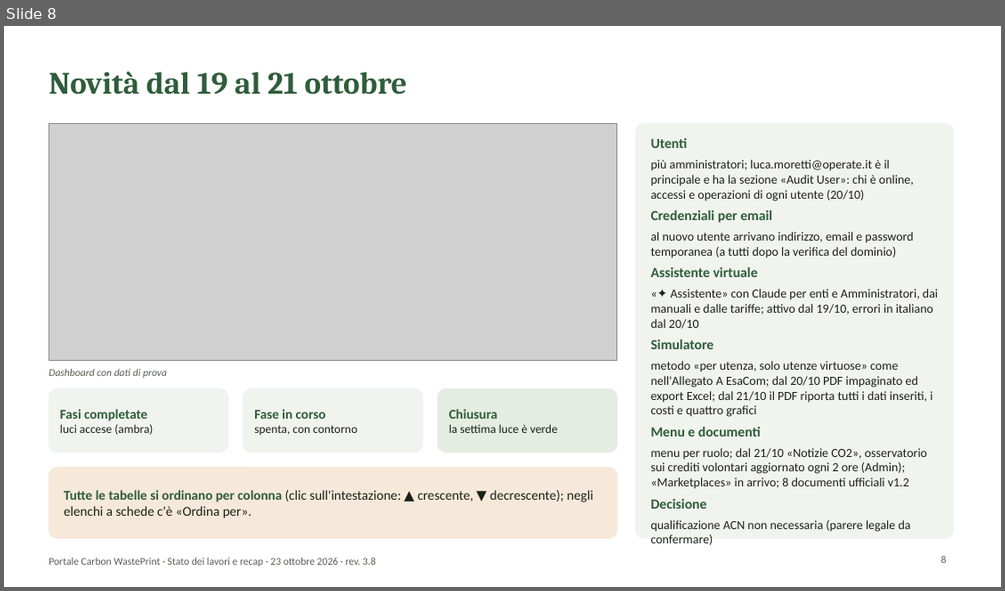
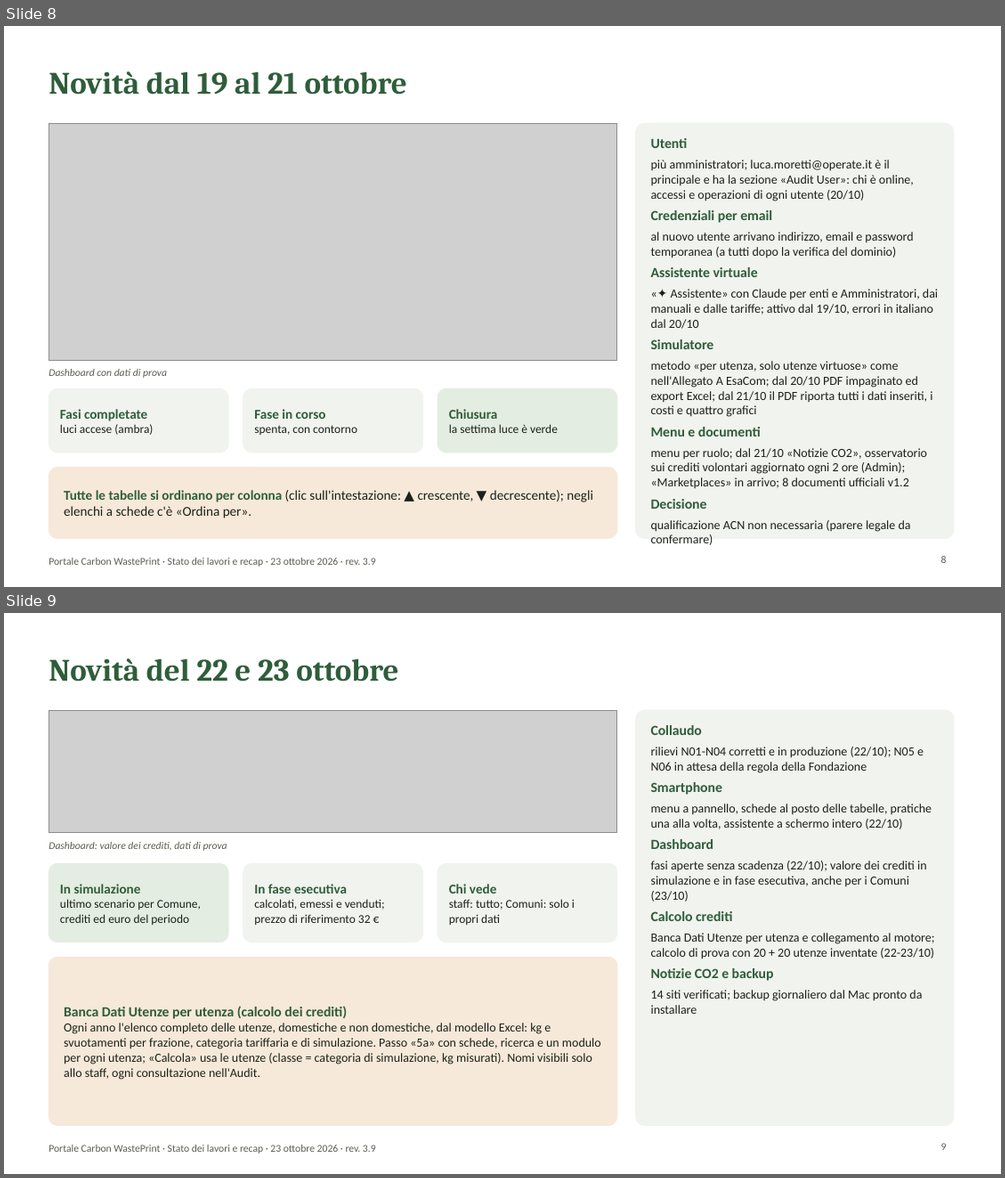
Before and after one commit to lucamorettioperate/portale-cwp, a slide deck: public/documentazione/Presentazione_Portale_CWP.pptx. Shown one above the other, each under a label of ours: slide 8 before the commit, slides 8 and 9 after it. The pictures are 1005x591 and 1005x1178 pixels, drawn with LibreOffice and Linux fonts; fonts in the diff are those of the drawing; grey boxes stand for pictures; background and template pictures are left out. Boxes give left, top, right and bottom in pixels: in the first picture for what was removed or moved away, otherwise in the second. Text is boxed around its words. In the diff, an @@ line names an element or a change of style, - is before the commit and + after.

```diff
--- a/public/documentazione/Presentazione_Portale_CWP.pptx
+++ b/public/documentazione/Presentazione_Portale_CWP.pptx
@@ slide 9 added at (4, 613, 1001, 1174), background #FFFFFF; not listed: 1 template element that a slide beside it also shows @@
@@ title added at (48, 658, 398, 682), 30 pt, text #2F5D3A, bold @@
+Novità del 22 e 23 ottobre
@@ picture added at (48, 710, 617, 832) @@
@@ rounded rectangle added at (636, 710, 954, 1126), fill #F1F3EF, outline #F1F3EF 1 pt @@
@@ text added at (651, 725, 935, 1013), 12 pt, text #1B2118 @@
+Collaudo
+rilievi N01-N04 corretti e in produzione (22/10); N05 e N06 in attesa della regola della Fondazione
+Smartphone
+menu a pannello, schede al posto delle tabelle, pratiche una alla volta, assistente a schermo intero (22/10)
+Dashboard
+fasi aperte senza scadenza (22/10); valore dei crediti in simulazione e in fase esecutiva, anche per i Comuni (23/10)
+Calcolo crediti
+Banca Dati Utenze per utenza e collegamento al motore; calcolo di prova con 20 + 20 utenze inventate (22-23/10)
+Notizie CO2 e backup
+14 siti verificati; backup giornaliero dal Mac pronto da installare
@@ text added at (48, 842, 227, 851), 10 pt, text #5A5E54, italic @@
+Dashboard: valore dei crediti, dati di prova
@@ rounded rectangle added at (48, 863, 228, 942), fill #E4EDE1, outline #E4EDE1 1 pt @@
@@ rounded rectangle added at (243, 863, 423, 942), fill #F1F3EF, outline #F1F3EF 1 pt @@
@@ rounded rectangle added at (437, 863, 617, 942), fill #F1F3EF, outline #F1F3EF 1 pt @@
@@ text added at (60, 884, 201, 925), 11.5 pt, text #1B2118 @@
+In simulazione
+ultimo scenario per Comune, crediti ed euro del periodo
@@ text added at (254, 884, 385, 925), 11.5 pt, text #1B2118 @@
+In fase esecutiva
+calcolati, emessi e venduti; prezzo di riferimento 32 €
@@ text added at (449, 884, 574, 925), 11.5 pt, text #1B2118 @@
+Chi vede
+staff: tutto; Comuni: solo i propri dati
@@ rounded rectangle added at (48, 957, 617, 1126), fill #F6E9DA, outline #F6E9DA 1 pt @@
@@ text added at (64, 1005, 601, 1079), 12 pt, text #1B2118 @@
+Banca Dati Utenze per utenza (calcolo dei crediti)
+Ogni anno l'elenco completo delle utenze, domestiche e non domestiche, dal modello Excel: kg e svuotamenti per frazione, categoria tariffaria e di simulazione. Passo «5a» con schede, ricerca e un modulo per ogni utenza; «Calcola» usa le utenze (classe = categoria di simulazione, kg misurati). Nomi visibili solo allo staff, ogni consultazione nell'Audit.
@@ page number added at (941, 1143, 947, 1150), 10 pt, text #5A5E54 @@
+9
@@ slide 8 changed as well @@
@@ text at (48, 557, 376, 566): text changed @@
-Portale Carbon WastePrint · Stato dei lavori e recap · 23 ottobre 2026 · rev. 3.8
+Portale Carbon WastePrint · Stato dei lavori e recap · 23 ottobre 2026 · rev. 3.9
```
Also in this commit, not shown: 13 other slides changed, 24 other files.
